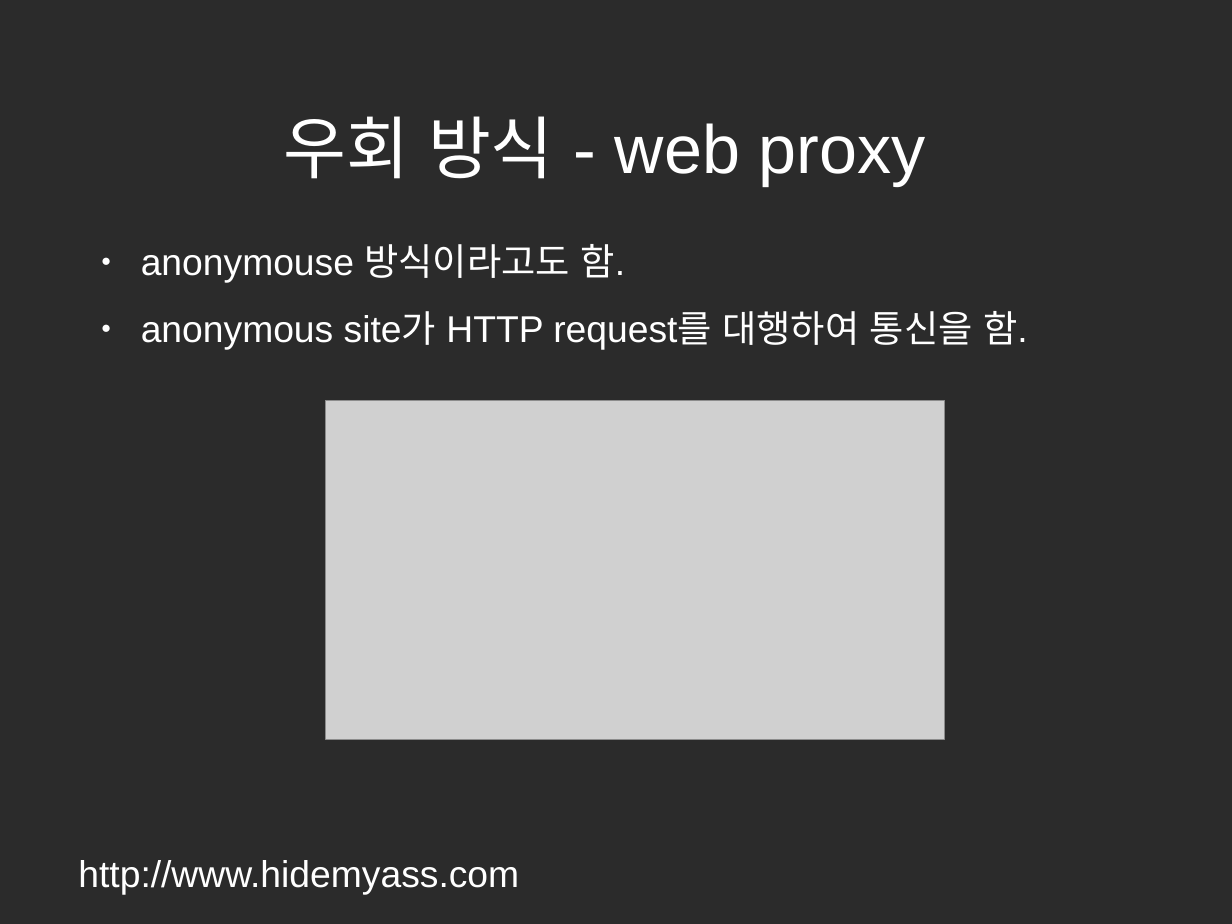
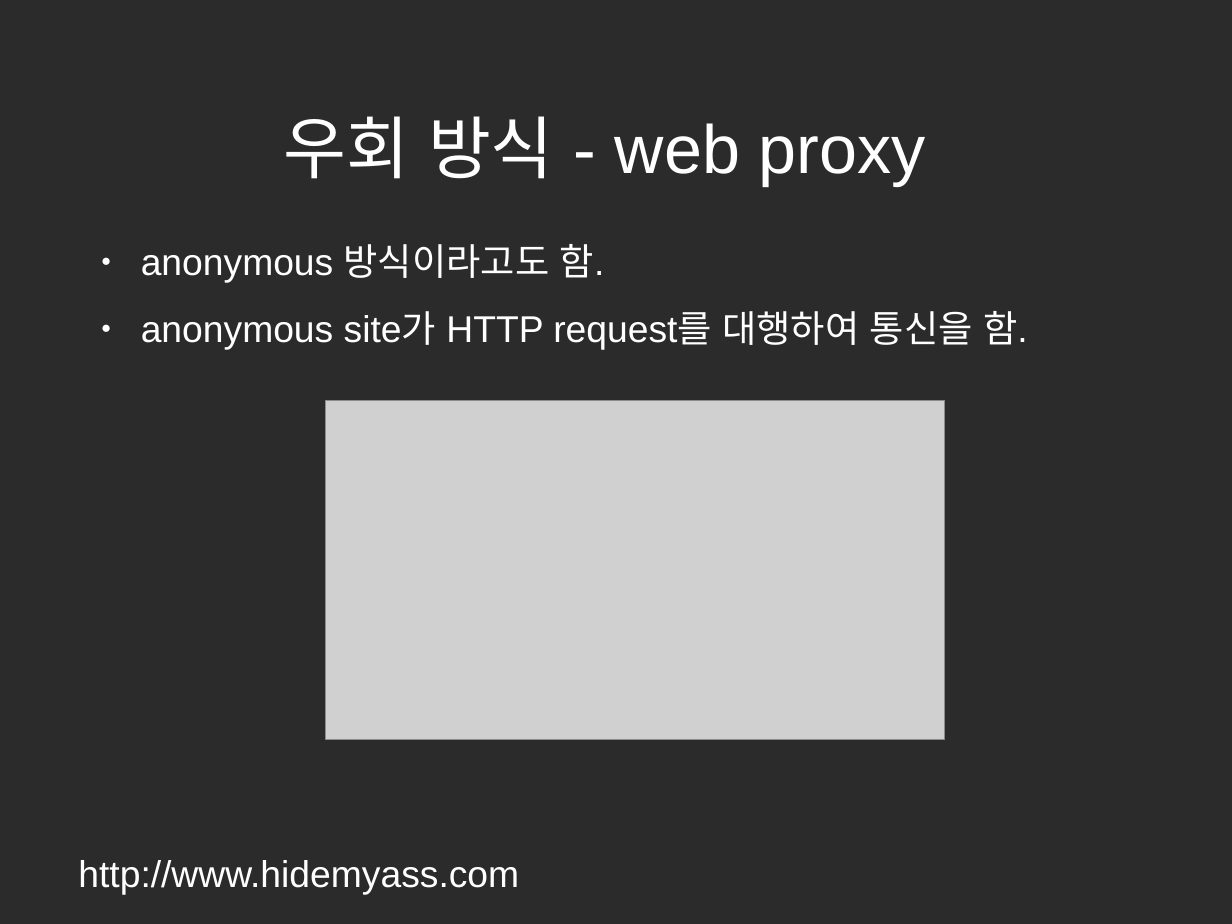
Before and after one commit to gilgil1973/su, a slide deck: slide 17 of doc/presentation/site_unblocker_presentation_kr.odp. Drawn at 1232x924 pixels with LibreOffice and Linux fonts; fonts in the diff are those of the drawing; grey boxes stand for pictures; background and template pictures are left out; a plain dark background stands for a picture behind light text. Boxes give left, top, right and bottom in pixels: in the first picture for what was removed or moved away, otherwise in the second. Text is boxed around its words. In the diff, an @@ line names an element or a change of style, - is before the commit and + after.

```diff
--- a/doc/presentation/site_unblocker_presentation_kr.odp
+++ b/doc/presentation/site_unblocker_presentation_kr.odp
@@ text at (141, 244, 605, 283): text changed @@
-● anonymouse 방식이라고도 함.
+● anonymous 방식이라고도 함.
```
Also in this commit, not shown: 5 other slides changed.
